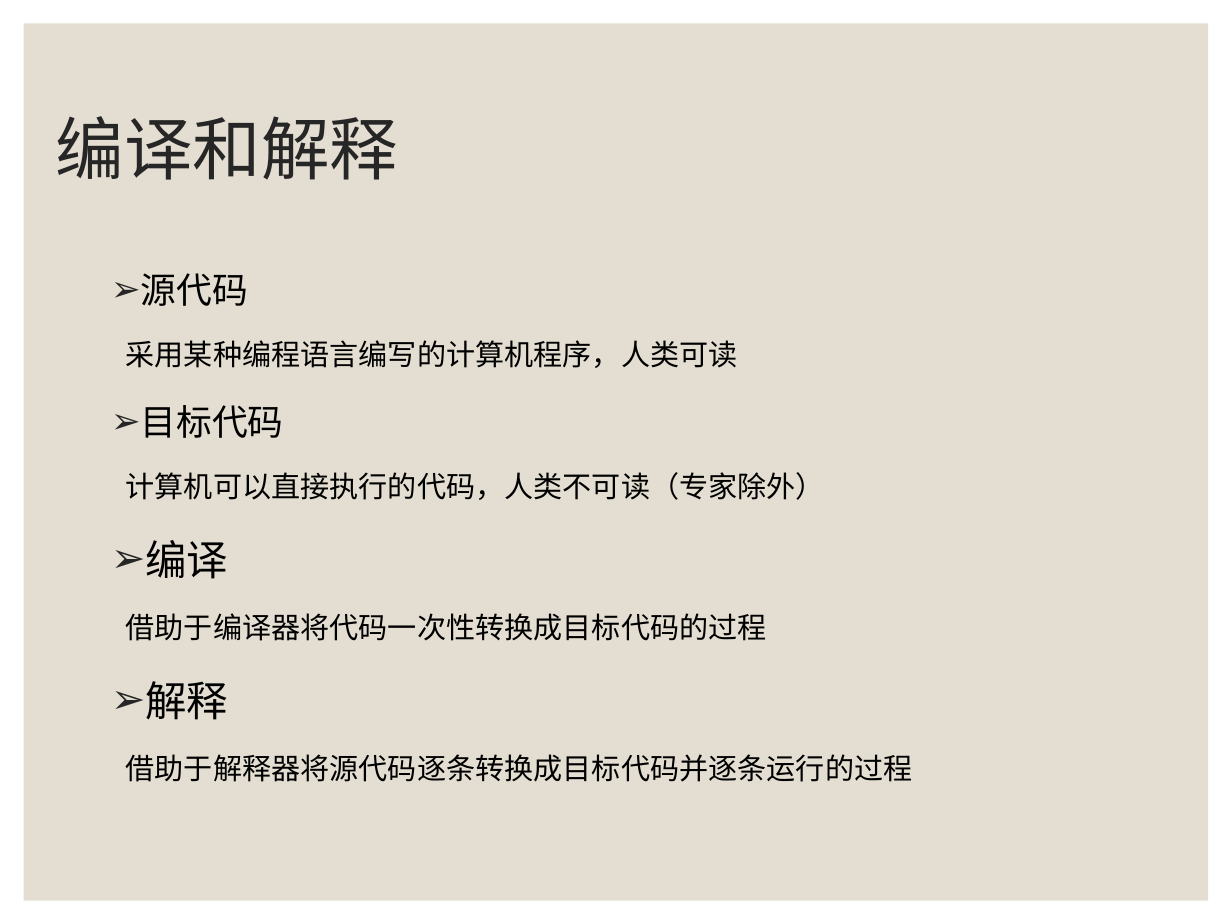
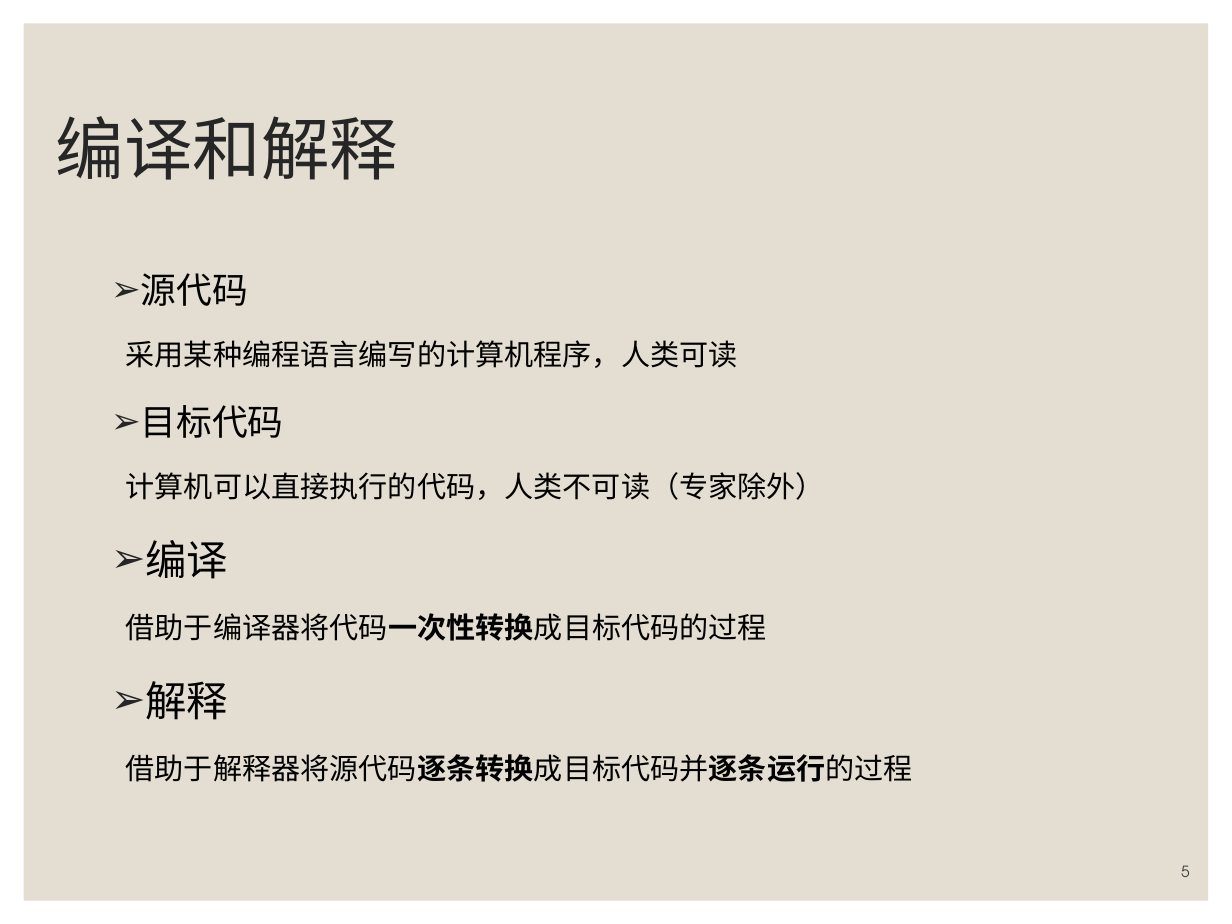
Before and after one commit to zhangjianzhang/programming_basics, a slide deck: slide 5 of files/slides/chapter_0_course_introduction.pptx (slide 4 before the commit). Drawn at 1232x924 pixels with LibreOffice and Linux fonts; fonts in the diff are those of the drawing. Boxes give left, top, right and bottom in pixels: in the first picture for what was removed or moved away, otherwise in the second. Text is boxed around its words. In the diff, an @@ line names an element or a change of style, - is before the commit and + after.

```diff
--- a/files/slides/chapter_0_course_introduction.pptx
+++ b/files/slides/chapter_0_course_introduction.pptx
@@ text at (x1=126, y1=613, x2=913, y2=782): bold on in "借助于编译器将代码一次性转换成目标代码的过程", "借助于解释器将源代码逐条转换成目标代码并逐条运行的过程" @@
@@ page number added at (x1=1181, y1=865, x2=1190, y2=877), 9 pt, text #404040 @@
+5
```
Also in this commit, not shown: 7 other slides changed, 1 slide added, 8 other files.
